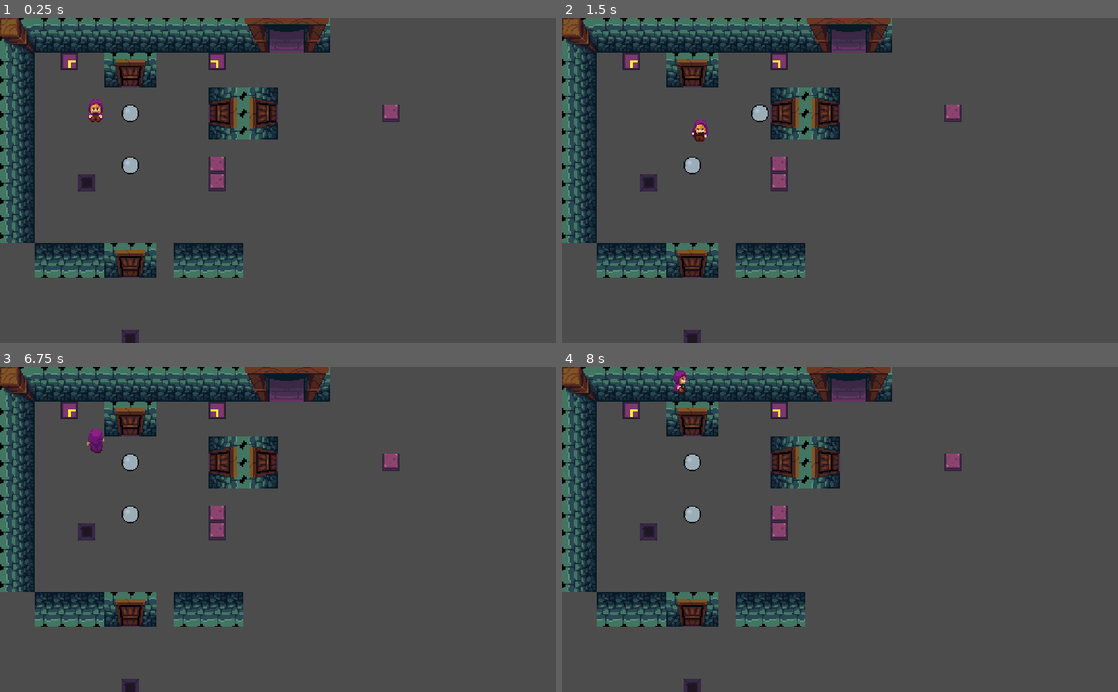
Above: before the commit, frames 1-4 (two rows, left to right).
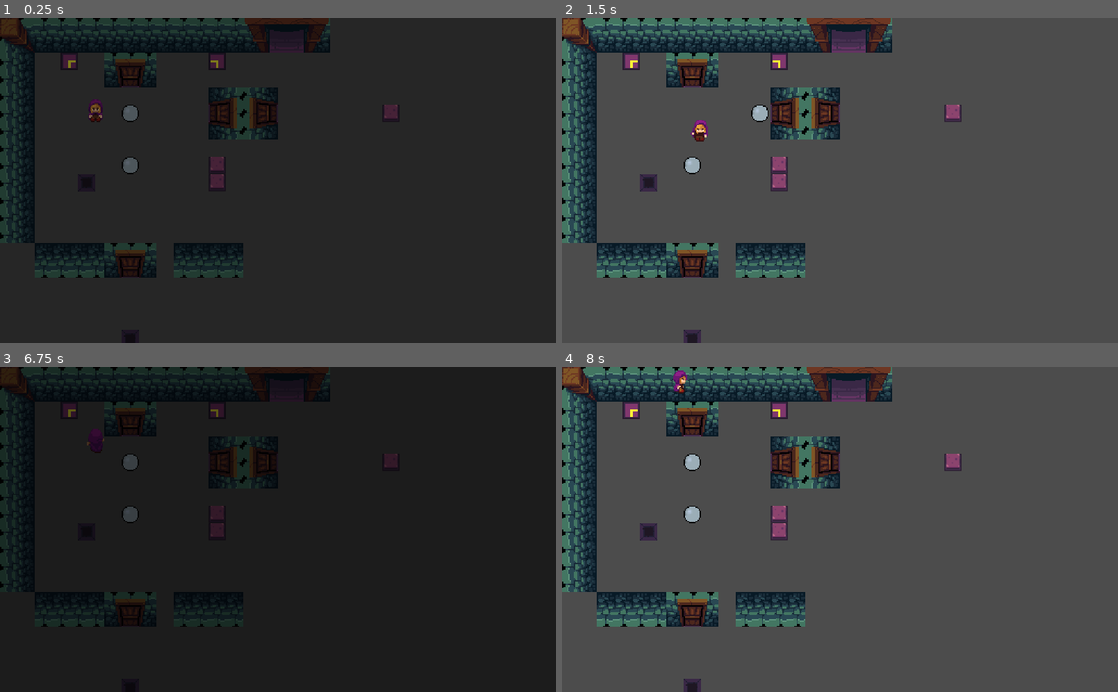
Above: after the commit, the same moments.

Repository: bc5g15/rock-push
Game: Godot game, scene res://Debug.tscn
Two runs of this game, one before a commit and one after it. Both use one fixed random seed, a clock stepped at 60 frames per second and the inputs below.
Inputs:
- Up to frame 1 (0.25 s): no input
- Up to frame 2 (1.5 s): tap Enter (ui_accept) at 0.5, 0.77 s; hold D (right) 0.53-1.28 s; hold S (down) from 1.28 s (still down)
- Up to frame 3 (6.75 s): tap Enter (ui_accept) at 1.52, 3.02, 3.5, 3.77, 4.52, 6.02 s; release S (down) at 2.03 s; hold D (right) 2.03-2.78 s; hold W (up) 2.78-3.53 s; hold A (left) 3.53-5.03 s; hold S (down) 5.03-5.78 s; hold D (right) 5.78-6.53 s; tap R (reset) at 6.5 s; hold W (up) from 6.53 s (still down)
- Up to frame 4 (8 s): tap Enter (ui_accept) at 6.77, 7.52 s; release W (up) at 7.28 s; hold D (right) from 7.28 s (still down)

The runs differ from the first frame. In frame 1, 96% of the frame differs, in the area x 0-100%, y 0-100%; in frame 2, nothing differs; in frame 3, 97%; in frame 4, nothing differs.

Commit message:
Added FadeIn/FadeOut for level exit

Diff:
--- a/Prefabs/LevelExit.tscn
+++ b/Prefabs/LevelExit.tscn
@@ -134,6 +134,38 @@
 [sub_resource type="CircleShape2D" id=7]
 radius = 21.095
 
+[sub_resource type="Animation" id=9]
+resource_name = "FadeIn"
+length = 0.5
+tracks/0/type = "value"
+tracks/0/path = NodePath("CanvasLayer/ColorRect:color")
+tracks/0/interp = 1
+tracks/0/loop_wrap = true
+tracks/0/imported = false
+tracks/0/enabled = true
+tracks/0/keys = {
+"times": PoolRealArray( 0, 0.5 ),
+"transitions": PoolRealArray( 1, 1 ),
+"update": 0,
+"values": [ Color( 0, 0, 0, 1 ), Color( 0, 0, 0, 0 ) ]
+}
+
+[sub_resource type="Animation" id=8]
+resource_name = "FadeOut"
+length = 0.5
+tracks/0/type = "value"
+tracks/0/path = NodePath("CanvasLayer/ColorRect:color")
+tracks/0/interp = 1
+tracks/0/loop_wrap = true
+tracks/0/imported = false
+tracks/0/enabled = true
+tracks/0/keys = {
+"times": PoolRealArray( 0, 0.5 ),
+"transitions": PoolRealArray( 1, 1 ),
+"update": 0,
+"values": [ Color( 0, 0, 0, 0 ), Color( 0, 0, 0, 1 ) ]
+}
+
 [node name="LevelExit" type="Area2D"]
 collision_layer = 0
 collision_mask = 16
@@ -162,4 +194,20 @@
 [node name="CollisionShape2D" type="CollisionShape2D" parent="."]
 position = Vector2( 40, 16 )
 shape = SubResource( 7 )
+
+[node name="CanvasLayer" type="CanvasLayer" parent="."]
+
+[node name="ColorRect" type="ColorRect" parent="CanvasLayer"]
+anchor_right = 1.0
+anchor_bottom = 1.0
+color = Color( 0, 0, 0, 1 )
+__meta__ = {
+"_edit_lock_": true,
+"_edit_use_anchors_": false
+}
+
+[node name="FadeAnimator" type="AnimationPlayer" parent="."]
+anims/FadeIn = SubResource( 9 )
+anims/FadeOut = SubResource( 8 )
 [connection signal="body_entered" from="." to="." method="_on_LevelExit_body_entered"]
+[connection signal="animation_finished" from="FadeAnimator" to="." method="_on_FadeAnimator_animation_finished"]
--- a/Prefabs/scripts/LevelExit.gd
+++ b/Prefabs/scripts/LevelExit.gd
@@ -2,9 +2,16 @@
 
 export(String) var path = ""
 
+onready var fadeAnimator = $FadeAnimator
+
+func _ready():
+	fadeAnimator.play("FadeIn")
+
 func _on_LevelExit_body_entered(_body):
-#	print("Exit Level")
-	if path != "":
-		print("Enter Level: " + path)
-		Global.goto_scene("res://" + path + ".tscn")
-	pass # Replace with function body.
+	fadeAnimator.play("FadeOut")
+
+func _on_FadeAnimator_animation_finished(anim_name):
+	if anim_name == "FadeOut":
+		if path != "":
+			print("Enter Level: " + path)
+			Global.goto_scene("res://" + path + ".tscn")
Not shown: 1 places in Prefabs/LevelExit.tscn that only renumber resources
